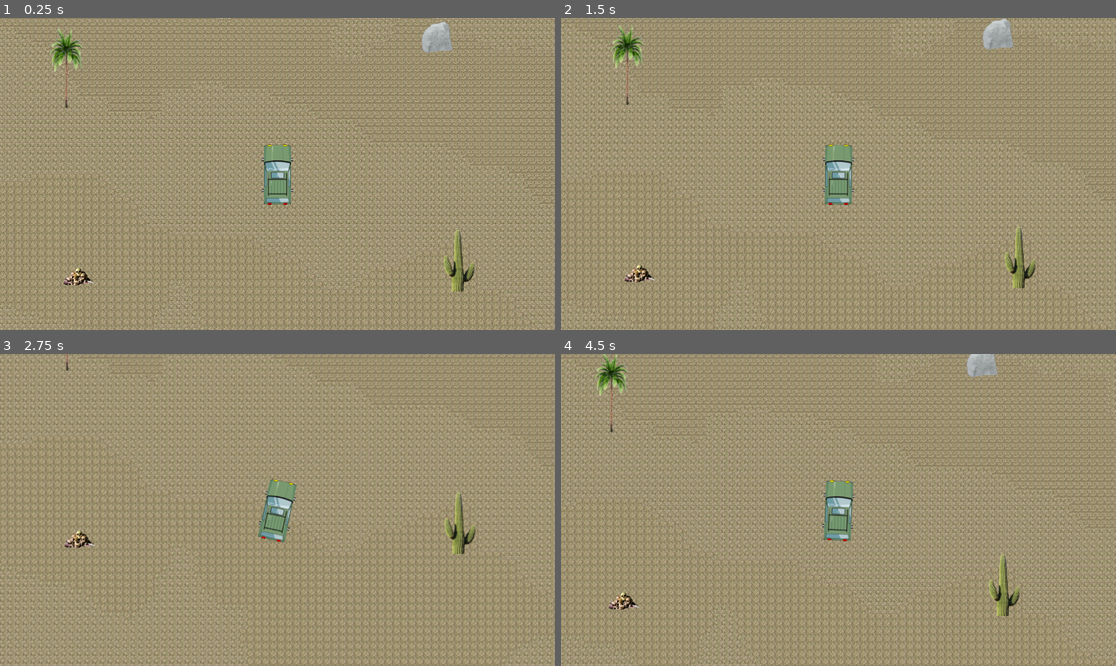
Above: before the commit, frames 1-4 (two rows, left to right).
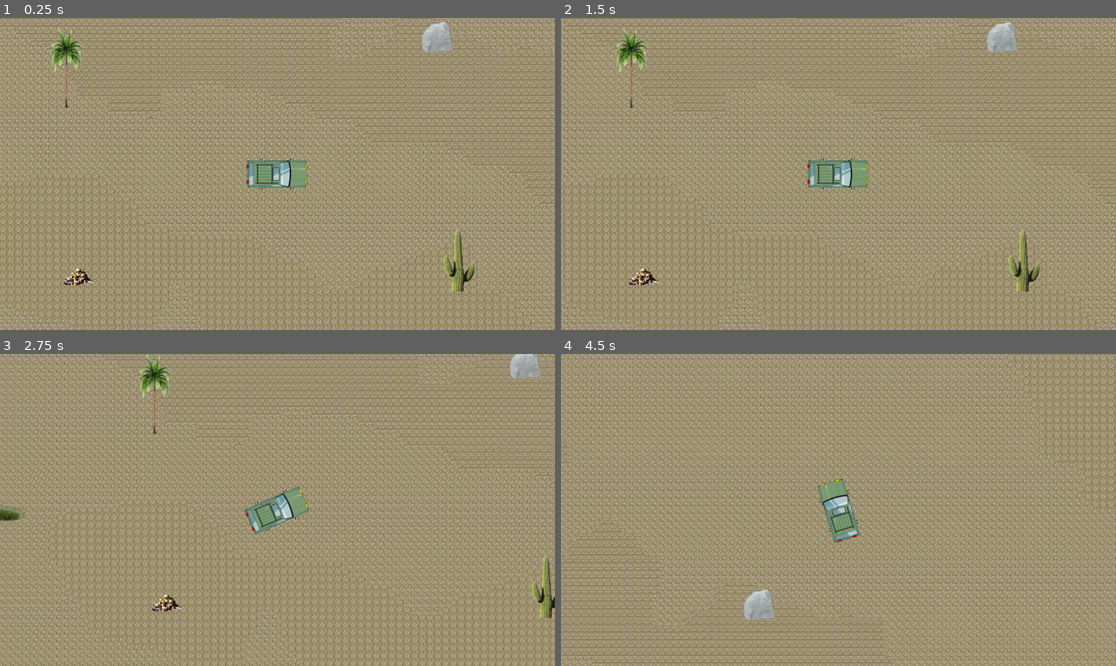
Above: after the commit, the same moments.

Repository: SaumaunV/wasteland-run
Game: Godot game, scene res://data/scenes/level.tscn
Two runs of this game, one before a commit and one after it. Both use one fixed random seed, a clock stepped at 60 frames per second and the inputs below. The project has no main scene, so this scene is started directly.
Inputs:
- Up to frame 1 (0.25 s): no input
- Up to frame 2 (1.5 s): tap Enter at 0.5 s; hold D (steer_right) 0.53-1.28 s; tap Space at 1.25 s; hold S (reverse) from 1.28 s (still down)
- Up to frame 3 (2.75 s): release S (reverse) at 2.03 s; hold D (steer_right) from 2.03 s (still down)
- Up to frame 4 (4.5 s): release D (steer_right) at 2.78 s; hold W (forward) 2.78-3.53 s; hold A (steer_left) from 3.53 s (still down)

The runs differ from the first frame. In frame 1, 1.3% of the frame differs, in the area x 44-56%, y 40-60%; in frame 2, 29%, in the area x 0-100%, y 0-100%; in frame 3, 20%; in frame 4, 26%.

Commit message:
updated car controller

Diff:
--- a/data/scenes/character.tscn
+++ b/data/scenes/character.tscn
@@ -11,9 +11,11 @@
 script = ExtResource("1_oycnd")
 
 [node name="Sprite2D" type="Sprite2D" parent="."]
+rotation = 1.5708
 texture = ExtResource("2_nk10i")
 
 [node name="CollisionShape2D" type="CollisionShape2D" parent="."]
+rotation = 1.5708
 shape = SubResource("CapsuleShape2D_vrjnw")
 
 [node name="Camera2D" type="Camera2D" parent="."]
--- a/data/scripts/Player.gd
+++ b/data/scripts/Player.gd
@@ -1,60 +1,131 @@
 extends CharacterBody2D
 
-# Car properties
-var acceleration = 300
-var max_speed = 400
-var steering = 100
-var wheel_base = 10.0
-var steering_angle = 0.0
+var wheel_base = 64  # Distance from front to rear wheel
+var steering_angle = 15  # Amount that front wheel turns, in degrees
+
+var steer_angle
+
+var engine_power = 800  # Forward acceleration force.
+
+var acceleration = Vector2.ZERO
+
+var friction = -0.9
+var drag = -0.0015
+
+var braking = -450
+var max_speed_reverse = 250
+
+var slip_speed = 400  # Speed where traction is reduced
+var traction_fast = 0.1  # High-speed traction
+var traction_slow = 0.7  # Low-speed traction
+
+
+func get_input():
+	var turn = 0
+	if Input.is_action_pressed("steer_right"):
+		turn += 1
+	if Input.is_action_pressed("steer_left"):
+		turn -= 1
+	steer_angle = turn * deg_to_rad(steering_angle)
+	#velocity = Vector2.ZERO
+	if Input.is_action_pressed("forward"):
+		velocity = transform.x * engine_power
+	#if Input.is_action_pressed("reverse"):
+		#velocity = -transform.x * engine_power
+	if Input.is_action_pressed("reverse"):
+		acceleration = transform.x * braking
+
+func calculate_steering(delta):
+	var rear_wheel = position - transform.x * wheel_base / 2.0
+	var front_wheel = position + transform.x * wheel_base / 2.0
+	rear_wheel += velocity * delta
+	front_wheel += velocity.rotated(steer_angle) * delta
+	var new_heading = (front_wheel - rear_wheel).normalized()
+	var traction = traction_slow
+	if velocity.length() > slip_speed:
+		traction = traction_fast
+	var d = new_heading.dot(velocity.normalized())
+	if d > 0:
+		velocity = velocity.lerp(new_heading * velocity.length(), traction)
+		#velocity = new_heading * velocity.length()
+	if d < 0:
+		velocity = -new_heading * min(velocity.length(), max_speed_reverse)
+	rotation = new_heading.angle()
 
 func _physics_process(delta):
-	var input_steering = 0
-	var input_acceleration = 0
-
-	# Get input for steering
-	if Input.is_action_pressed('steer_right'):
-		if Input.is_action_pressed("reverse"):
-			input_steering -= 1
-		else:
-			input_steering += 1
-	if Input.is_action_pressed('steer_left'):
-		if Input.is_action_pressed("reverse"):
-			input_steering += 1
-		else:
-			input_steering -= 1
-		#input_steering -= 1
-
-	# Get input for acceleration
-	if Input.is_action_pressed('forward'):
-		input_acceleration += 1
-	if Input.is_action_pressed('reverse'):
-		input_acceleration -= 1
-
-	# Apply acceleration
-	if input_acceleration != 0:
-		velocity += -transform.y * acceleration * input_acceleration * delta
-		velocity = velocity.limit_length(max_speed)
-
-	# Apply steering
-	if input_steering != 0:
-		steering_angle = steering * input_steering * delta
-		# Clamp the steering angle to prevent over-steering
-		steering_angle = clamp(steering_angle, -50, 50)
-	else:
-		# Return the steering wheel to the center position when not steering
-		steering_angle = lerp(steering_angle, 0.0, 0.1)
-		#rotation += steering_angle if velocity.length() > 10 else 0
-
-	# Calculate the turning radius based on the steering angle and wheel base
-	var turn_radius: float = wheel_base / sin(deg_to_rad(steering_angle))
-	var angular_velocity: float = velocity.length() / turn_radius
-
-	# Rotate the car based on the angular velocity
-	rotation += angular_velocity * delta
-
-	# Move the car
+	acceleration = Vector2.ZERO
+	get_input()
+	apply_friction()
+	calculate_steering(delta)
+	velocity += acceleration * delta
 	move_and_slide()
 
-	# Slow down the car when not accelerating
-	if input_acceleration == 0:
-		velocity = velocity.lerp(Vector2.ZERO, 0.05)
+func apply_friction():
+	if velocity.length() < 5:
+		velocity = Vector2.ZERO
+	var friction_force = velocity * friction
+	var drag_force = velocity * velocity.length() * drag
+	if velocity.length() < 100:
+		friction_force *= 3
+	acceleration += drag_force + friction_force
+#
+## Car properties
+#var acceleration = 300
+#var max_speed = 400
+#var steering = 75
+#var wheel_base = 10.0
+#var top_wheel_base = 10.0
+#var bottom_wheel_base = 5.0
+#var steering_angle = 0.0
+#
+#func _physics_process(delta):
+	#var input_steering = 0
+	#var input_acceleration = 0
+#
+	## Get input for steering
+	#if Input.is_action_pressed('steer_right'):
+		#if Input.is_action_pressed("reverse"):
+			#input_steering -= 1
+		#else:
+			#input_steering += 1
+	#if Input.is_action_pressed('steer_left'):
+		#if Input.is_action_pressed("reverse"):
+			#input_steering += 1
+		#else:
+			#input_steering -= 1
+		##input_steering -= 1
+#
+	## Get input for acceleration
+	#if Input.is_action_pressed('forward'):
+		#input_acceleration += 1
+	#if Input.is_action_pressed('reverse'):
+		#input_acceleration -= 1
+#
+	## Apply acceleration
+	#if input_acceleration != 0:
+		#velocity += -transform.y * acceleration * input_acceleration * delta
+		#velocity = velocity.limit_length(max_speed)
+#
+	## Apply steering
+	#if input_steering != 0:
+		#steering_angle = steering * input_steering * delta
+		## Clamp the steering angle to prevent over-steering
+		#steering_angle = clamp(steering_angle, -50, 50)
+	#else:
+		## Return the steering wheel to the center position when not steering
+		#steering_angle = lerp(steering_angle, 0.0, 0.1)
+		##rotation += steering_angle if velocity.length() > 10 else 0
+		#
+	## Calculate the turning radius based on the steering angle and wheel base
+	#var turn_radius: float = wheel_base / sin(deg_to_rad(steering_angle))
+	#var angular_velocity: float = velocity.length() / turn_radius
+	#
+	## Rotate the car based on the angular velocity
+	#rotation += angular_velocity * delta
+#
+	## Move the car
+	#move_and_slide()
+#
+	## Slow down the car when not accelerating
+	#if input_acceleration == 0:
+		#velocity = velocity.lerp(Vector2.ZERO, 0.05)
--- a/project.godot
+++ b/project.godot
@@ -36,3 +36,8 @@
 "events": [Object(InputEventKey,"resource_local_to_scene":false,"resource_name":"","device":-1,"window_id":0,"alt_pressed":false,"shift_pressed":false,"ctrl_pressed":false,"meta_pressed":false,"pressed":false,"keycode":0,"physical_keycode":83,"key_label":0,"unicode":115,"echo":false,"script":null)
 ]
 }
+brake={
+"deadzone": 0.5,
+"events": [Object(InputEventKey,"resource_local_to_scene":false,"resource_name":"","device":-1,"window_id":0,"alt_pressed":false,"shift_pressed":false,"ctrl_pressed":false,"meta_pressed":false,"pressed":false,"keycode":0,"physical_keycode":32,"key_label":0,"unicode":32,"echo":false,"script":null)
+]
+}
Not shown, added: legacy/car_controller.txt
